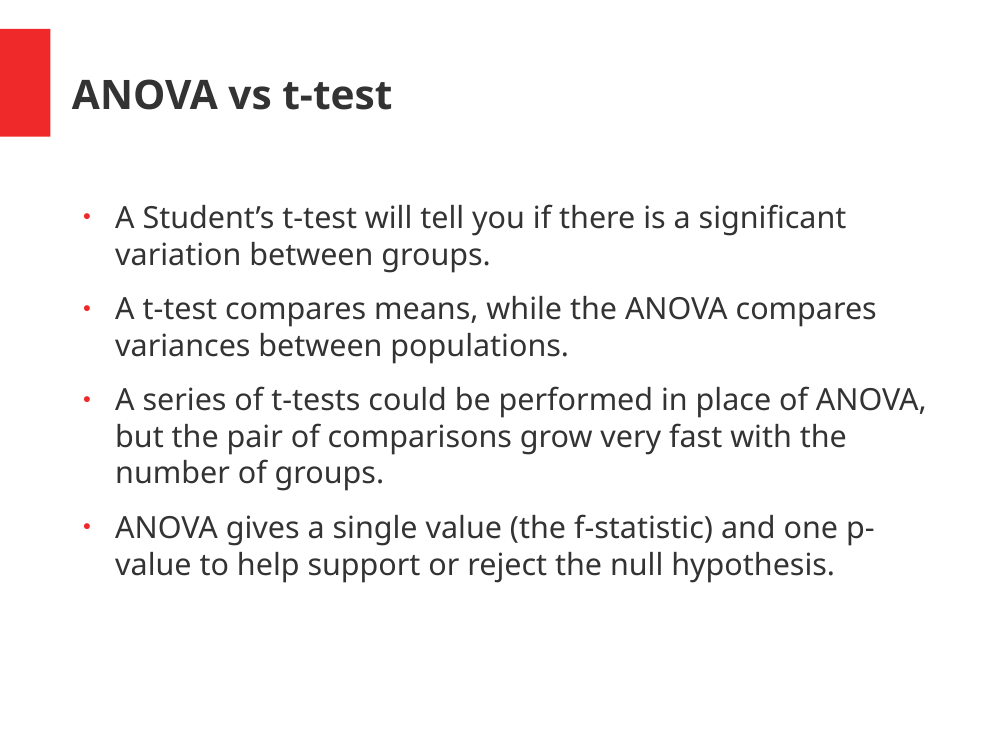
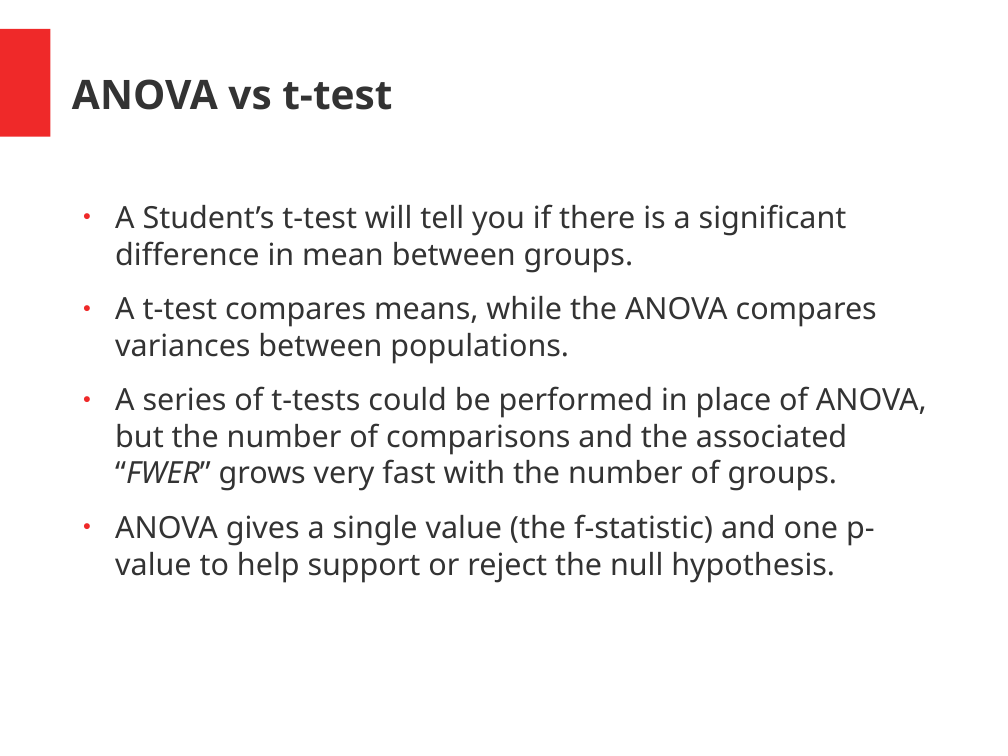
Before and after one commit to manrajoc/LSA-and-SAT, a slide deck: slide 7 of Presentation 1.odp. Drawn at 1008x756 pixels with LibreOffice and Linux fonts; fonts in the diff are those of the drawing. Boxes give left, top, right and bottom in pixels: in the first picture for what was removed or moved away, otherwise in the second. Text is boxed around its words. In the diff, an @@ line names an element or a change of style, - is before the commit and + after.

```diff
--- a/Presentation 1.odp
+++ b/Presentation 1.odp
@@ text at box(115, 204, 847, 273): text changed @@
-● A Student’s t-test will tell you if there is a significant variation between groups.
+● A Student’s t-test will tell you if there is a significant difference in mean between groups.
@@ text at box(115, 386, 927, 491): text changed @@
-● A series of t-tests could be performed in place of ANOVA, but the pair of comparisons grow very fast with the number of groups.
+● A series of t-tests could be performed in place of ANOVA, but the number of comparisons and the associated “FWER” grows very fast with the number of groups.
```
Also in this commit, not shown: 6 other slides changed, 6 slides added.
